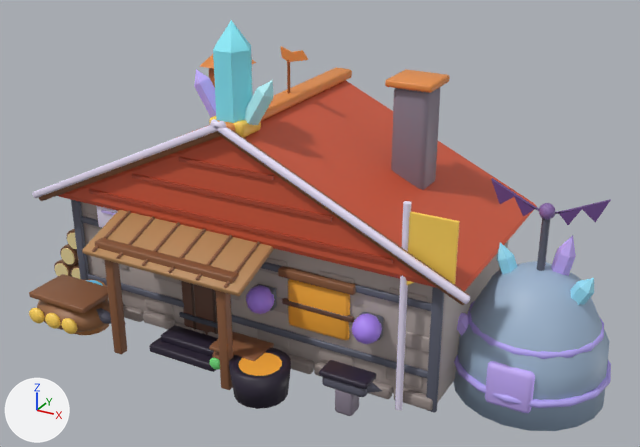
A saved change to the glTF model public/assets/crafting3d/forge5.glb.
Camera for both pictures: a 50 mm lens placed at (6.08, -10.17, 6.63), pointed at (0.76, -0.5, 1.8). The axes (+X, +Y, +Z) are drawn at lower left. The lights are the same throughout. The picture after the commit comes second. Where no turn or scale is listed for an object, it has been applied to the vertices. Vertices at exactly the same position are counted once.

Before the edit, the objects in view are built like this:
```python
me_mesh_1 = bpy.data.meshes.new('Mesh_1')
me_mesh_1.from_pydata(...)  # 252 vertices, 484 faces; spans x 2.76..6.14, y -4.1..-3.12, z 0.01..0.58
me_mesh_1.materials.append(mat_defaultmaterial_001)
me_mesh_2 = bpy.data.meshes.new('Mesh_2')
me_mesh_2.from_pydata(...)  # 250 vertices, 476 faces; spans x 0.58..7.24, y -3.36..-3.08, z 0.01..3.47
me_mesh_2.materials.append(mat_defaultmaterial_002)
me_mesh_3 = bpy.data.meshes.new('Mesh_3')
me_mesh_3.from_pydata(...)  # 95 vertices, 163 faces; spans x 3.35..4.48, y -3.175..-2.725, z 3.215..4.61
me_mesh_3.materials.append(mat_defaultmaterial_003)
ob_mesh_1 = bpy.data.objects.new('Mesh_1', me_mesh_1)
ob_mesh_1.location = (-3.91, 1.63, -0.01)
ob_mesh_2 = bpy.data.objects.new('Mesh_2', me_mesh_2)
ob_mesh_2.location = (-3.91, 1.63, -0.01)
ob_mesh_3 = bpy.data.objects.new('Mesh_3', me_mesh_3)
ob_mesh_3.location = (-3.91, 1.63, -0.01)
# also in view: 'Mesh_0' at (0.42, -0.44, 2.0)
```
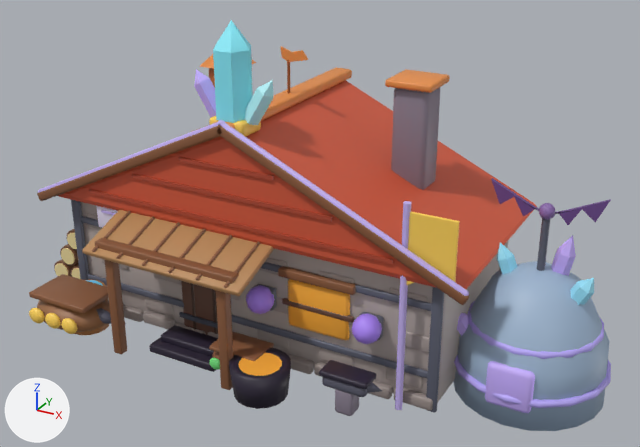
What the commit changed:
me_mesh_2 is used by ob_mesh_2; location (-3.91, 1.63, -0.01).
me_mesh_2 had 250 vertices, 476 faces and spanned x 0.58..7.24, y -3.36..-3.08, z 0.01..3.47.
me_mesh_2 now has 250 vertices, 476 faces and spans x 0.63..7.19, y -3.29..-3.08, z 0.01..3.44.
me_mesh_2 part 1: the loose piece of 56 vertices spanning x 0.58..4.02, y -3.36..-3.28, z 1.81..3.47 is scaled about its middle by (0.973, 0.996, 0.973), then moved by (0.0, 0.07, 0.0).
me_mesh_2 part 2: the loose piece of 56 vertices spanning x 3.8..7.24, y -3.36..-3.28, z 1.81..3.47 is scaled about its middle by (0.973, 0.996, 0.973), then moved by (0.0, 0.07, 0.0).
me_mesh_2 part 3: 244 faces centred in x 0.59..7.23, y -3.36..-3.1, z 0.01..3.47 are repainted in the vertex colours; the middle colour goes from pale blue #efe6ff to purple #c9b6f6.

What differs and where, as boxes [x1, y1, x2, y2] in the pictures (640 x 447 px; the box of a moved part takes in the faces that stretch with it):
'Mesh_2', reshaped, recoloured: before [32, 119, 470, 410]; after [38, 120, 469, 410]
part 1 of me_mesh_2, moved or reshaped: before [32, 121, 226, 198]; after [38, 120, 225, 193]
part 2 of me_mesh_2, moved or reshaped: before [210, 119, 470, 304]; after [217, 120, 469, 296]
part 3 of me_mesh_2, recoloured: [38, 121, 468, 410] in both
